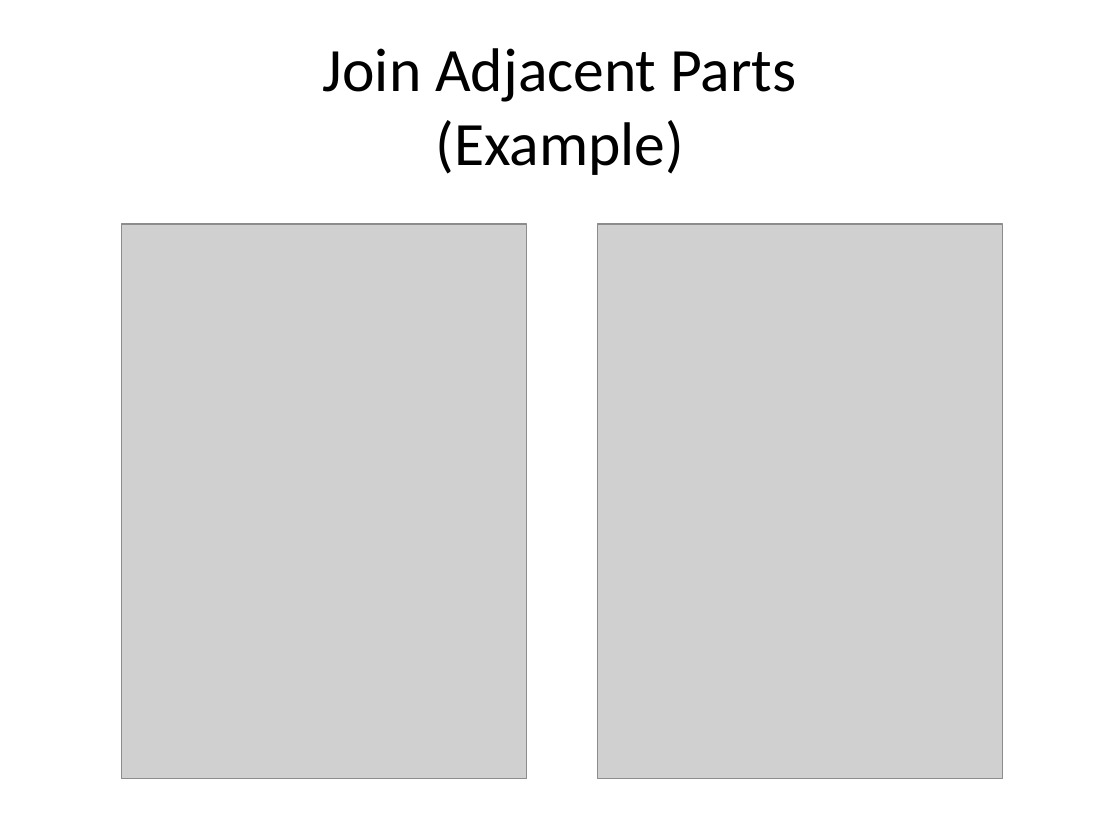
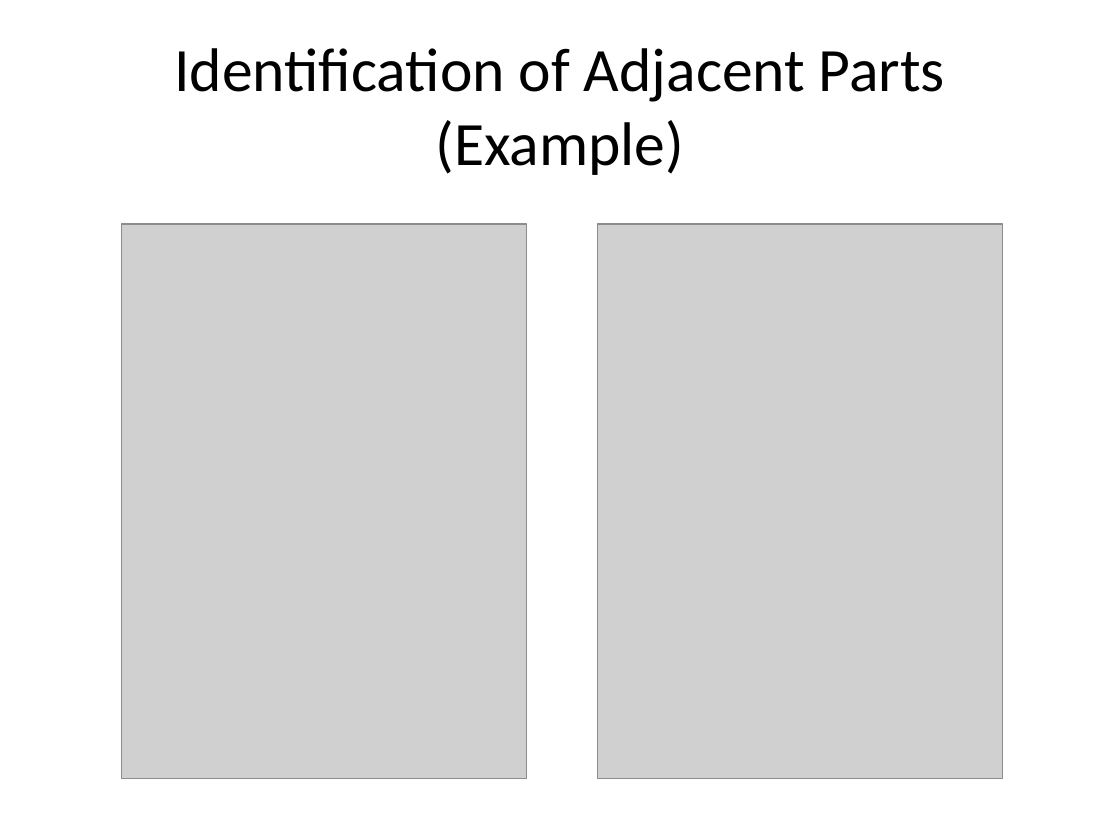
Before and after one commit to orperel/DecomposeForPacking, a slide deck: slide 50 of DecomposeForPacking/docs/Decompose for Packing - Summary and Extensions.pptx (slide 41 before the commit). Drawn at 1120x840 pixels with LibreOffice and Linux fonts; fonts in the diff are those of the drawing; grey boxes stand for pictures. Boxes give left, top, right and bottom in pixels: in the first picture for what was removed or moved away, otherwise in the second. Text is boxed around its words. In the diff, an @@ line names an element or a change of style, - is before the commit and + after.

Commit message:
Updating examples slideshow

```diff
--- a/DecomposeForPacking/docs/Decompose for Packing - Summary and Extensions.pptx
+++ b/DecomposeForPacking/docs/Decompose for Packing - Summary and Extensions.pptx
@@ title at (174,48,945,175): text changed @@
-Join Adjacent Parts
-(Example)
+Identification of Adjacent Parts (Example)
```
Also in this commit, not shown: 15 other slides changed, 13 slides added, 2 slides removed, 15 other files.
